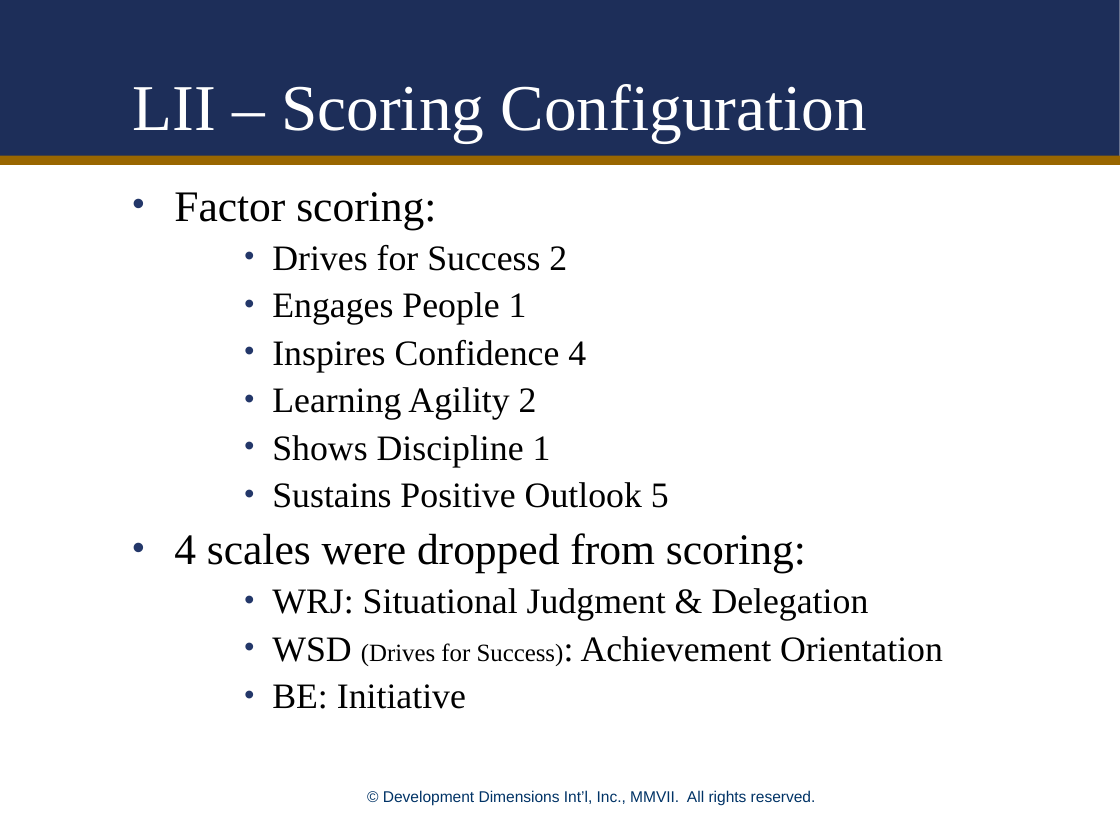
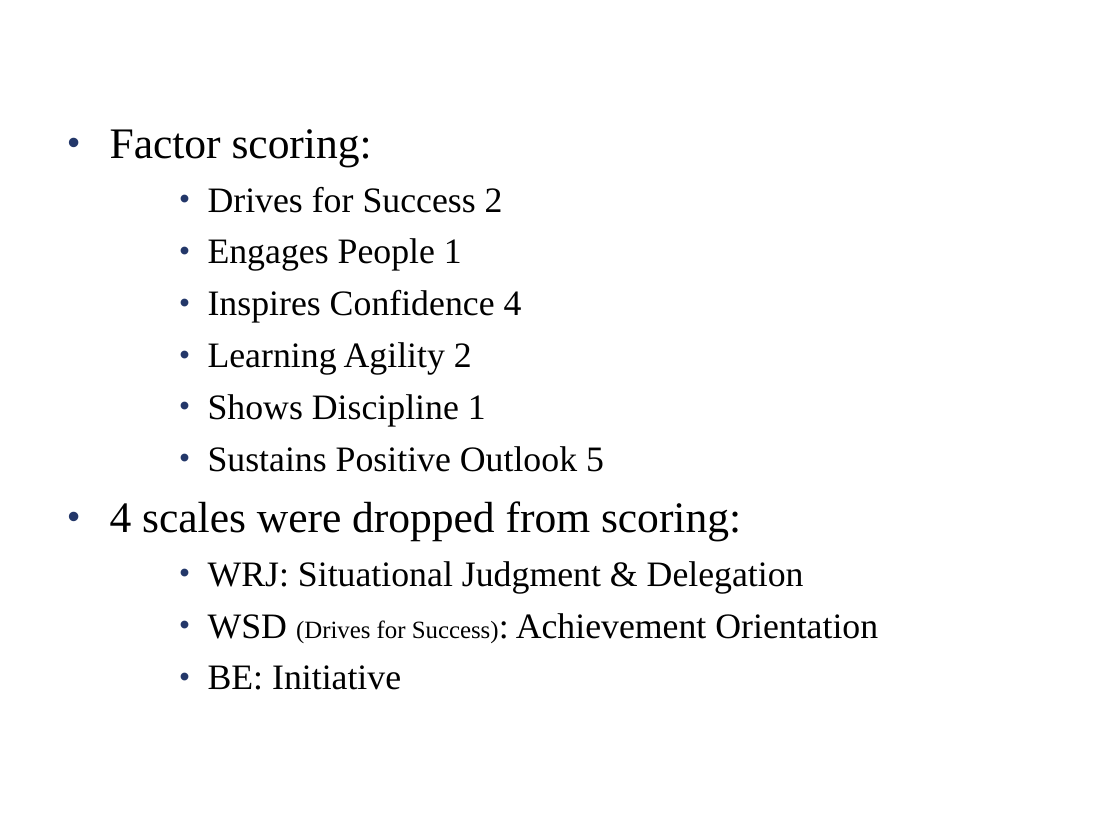
Before and after one commit to JillBudden/Scoring-Algo-Predicting-Performance-3, a slide deck: slide 1 of Results.ppt (slide 4 before the commit). Drawn at 1120x840 pixels with LibreOffice and Linux fonts; fonts in the diff are those of the drawing; background and template pictures are left out. Boxes give left, top, right and bottom in pixels: in the first picture for what was removed or moved away, otherwise in the second. Text is boxed around its words. In the diff, an @@ line names an element or a change of style, - is before the commit and + after.

```diff
--- a/Results.ppt
+++ b/Results.ppt
@@ rectangle removed at (0, 0, 1120, 159) @@
@@ title removed at (133, 84, 867, 142) @@
-LII – Scoring Configuration
@@ text "Factor scoring:": place and size @@
-text "Factor scoring:" at (174, 192, 943, 709)
+text "Factor scoring:" at (110, 129, 878, 690)
@@ text "Factor scoring:" at (110, 129, 878, 690): line spacing 0.85 to 0.95 @@
@@ line removed from (0, 160) to (1120, 160) @@
@@ text removed at (383, 790, 816, 806) @@
-© Development Dimensions Int’l, Inc., MMVII. All rights reserved.
```
Also in this commit, not shown: 5 other slides changed, 12 slides removed.
